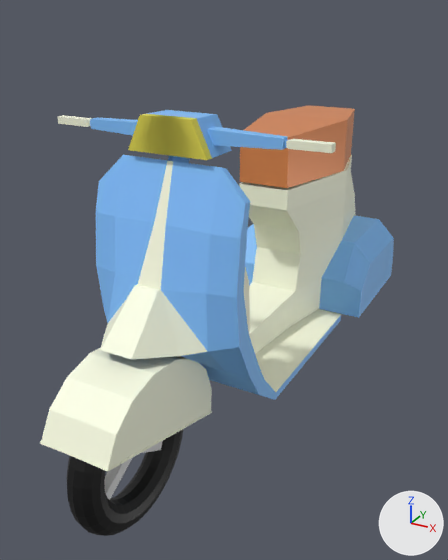
Before and after pictures for a commit that changed the FBX model bike/bike.fbx.
Rendered twice from a camera (50 mm lens) standing at (0.618, -1.217, 0.942) and looking at (-0.038, -0.024, 0.346). Every picture has the same lights, and +X, +Y and +Z are marked at lower right. Where no turn or scale is listed for an object, it has been applied to the vertices. Vertices at the same position are counted once.

Script lines for the objects in view, before the commit:
```python
me_cube_001 = bpy.data.meshes.new('Cube.001')
me_cube_001.from_pydata(...)  # 148 vertices, 128 faces; spans x -0.289..0.289, y -0.362..0.036, z -0.57..0.034
# faces by material slot: [60, 62, 6]
me_cube_001.materials.append(mat_materialaqua)  # blue #82c2ff
me_cube_001.materials.append(mat_materialyellow)  # white #fcffe5
me_cube_001.materials.append(mat_materiallight)  # yellow #e7dd52
me_cube_003 = bpy.data.meshes.new('Cube.003')
me_cube_003.from_pydata(...)  # 320 vertices, 300 faces; spans x -0.209..0.209, y -0.485..0.66, z 0.142..0.69
# faces by material slot: [98, 186, 16]
me_cube_003.materials.append(mat_materialaqua)  # blue #82c2ff
me_cube_003.materials.append(mat_materialyellow)  # white #fcffe5
me_cube_003.materials.append(mat_hair)  # orange #e78e54
me_torus = bpy.data.meshes.new('Torus')
me_torus.from_pydata(...)  # 408 vertices, 402 faces; spans x -0.033..0.033, y -0.163..0.163, z -0.163..0.163
# faces by material slot: [384, 18]
me_torus.materials.append(mat_material_001)  # black #000000
me_torus.materials.append(mat_materialsilver)  # white #e7e7e7
ob_motobody = bpy.data.objects.new('MotoBody', me_cube_003)
ob_motobody.location = (0.0, 0.0, 0.0)
ob_motohead = bpy.data.objects.new('MotoHead', me_cube_001)
ob_motohead.location = (0.0, -0.252, 0.734)
ob_wheelfront = bpy.data.objects.new('WheelFront', me_torus)
ob_wheelfront.location = (0.0, -0.462, 0.171)
```
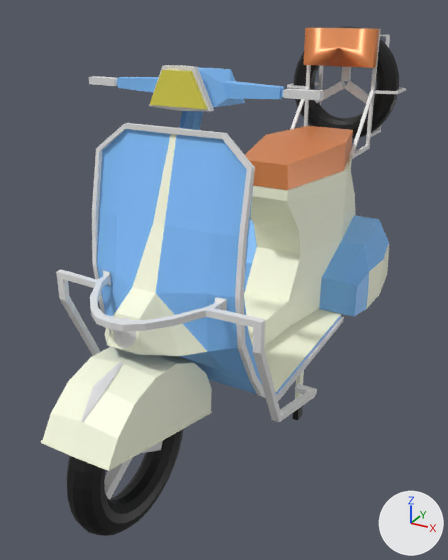
Boxes [x1, y1, x2, y2] around the edits, measured in the pictures (448 x 560 px; the box of a moved part takes in the faces that stretch with it):
'MotoBody', reshaped (17% wider, 33% taller): before [96, 105, 394, 400]; after [56, 28, 406, 422]
'MotoHead', reshaped (12% taller): before [40, 110, 336, 472]; after [41, 65, 324, 471]
'WheelBackup', added (black): after [294, 26, 399, 139]
    faces in mat_material_001 (black #000000): [294, 26, 399, 139]
    faces in mat_materialsilver (white #e7e7e7): [315, 67, 369, 103]
' MotoFoot', added: after [293, 370, 304, 420]
part 1 of me_cube_001, added: after [89, 67, 324, 109]
part 2 of me_cube_001, added: after [149, 65, 214, 111]
part 3 of me_cube_001, added: after [81, 362, 123, 422]
part 4 of me_cube_001, cut back: before [40, 110, 336, 472]; after [41, 111, 211, 471]
part 5 of me_cube_003, added: after [287, 29, 406, 159]
part 6 of me_cube_003, added: after [56, 270, 317, 422]
part 7 of me_cube_003, added: after [92, 123, 344, 401]
part 8 of me_cube_003, added: after [113, 318, 136, 348]
part 9 of me_cube_003, moved or reshaped: before [96, 155, 250, 360]; after [97, 129, 254, 356]
part 10 of me_cube_003, built on: before [239, 105, 394, 354]; after [244, 28, 389, 347]

Edits to the bpy script that builds the scene:
```text
Change me_cube_003:
    remove me_cube_003.from_pydata(...)  # 320 vertices, 300 faces; spans x -0.209..0.209, y -0.485..0.66, z 0.142..0.69
    add me_cube_003.from_pydata(...)  # 747 vertices, 719 faces; spans x -0.227..0.227, y -0.498..0.721, z 0.136..0.889
    me_cube_003 part 5: a new loose piece of 160 vertices spanning x -0.169..0.169, y 0.456..0.721, z 0.558..0.887, in mat_materialsilver (white #e7e7e7)
    me_cube_003 part 6: a new loose piece of 124 vertices spanning x -0.227..0.227, y -0.498..-0.07, z 0.136..0.467, in mat_materialsilver (white #e7e7e7)
    me_cube_003 part 7: a new loose piece of 76 vertices spanning x -0.166..0.166, y -0.337..0.3, z 0.139..0.746, in mat_materialsilver (white #e7e7e7)
    me_cube_003 part 8: a new loose piece of 17 vertices spanning x -0.025..0.025, y -0.469..-0.446, z 0.39..0.444, in mat_materialsilver (white #e7e7e7)
    me_cube_003 part 9: 80 vertices moved from x -0.158..0.158, y -0.485..-0.205, z 0.274..0.69 to x -0.158..0.158, y -0.465..-0.214, z 0.274..0.741
    me_cube_003 part 10: 42 vertices moved from x -0.209..0.209, y 0.099..0.634, z 0.161..0.68 to x -0.195..0.195, y 0.1..0.634, z 0.161..0.621; 3 vertices removed from x -0.208..0.208, y 0.363..0.605, z 0.299..0.421; 53 vertices added at x -0.216..0.216, y 0.361..0.66, z 0.161..0.889
    add me_cube_003.materials.append(mat_materialsilver)  # white #e7e7e7
    add me_cube_003.materials.append(mat_materialred)  # red #f70a00
Change me_cube_001:
    remove me_cube_001.from_pydata(...)  # 148 vertices, 128 faces; spans x -0.289..0.289, y -0.362..0.036, z -0.57..0.034
    add me_cube_001.from_pydata(...)  # 186 vertices, 166 faces; spans x -0.244..0.244, y -0.36..0.087, z -0.571..0.115
    me_cube_001 part 1: a new loose piece of 72 vertices spanning x -0.244..0.244, y -0.015..0.087, z 0.047..0.108
    me_cube_001 part 2: a new loose piece of 24 vertices spanning x -0.065..0.065, y -0.007..0.005, z 0.039..0.115, in mat_materialsilver (white #e7e7e7)
    me_cube_001 part 3: a new loose piece of 18 vertices spanning x -0.013..0.013, y -0.332..-0.217, z -0.425..-0.367, in mat_materialsilver (white #e7e7e7)
    me_cube_001 part 4
    122 vertices are removed from x -0.289..0.289, y -0.362..0.036, z -0.57..0.034
    121 faces are deleted
    38 vertices are added at x -0.072..0.072, y -0.36..0.067, z -0.571..0.06
    8 new vertices lie (0.0, 0.194, 0.445) away from vertices in x -0.02..0.02, y -0.145..-0.132, z -0.397..-0.392
    18 new faces join them, mat_materialaqua (blue #82c2ff)
    30 new faces join them, mat_materialyellow (white #fcffe5)
    add me_cube_001.materials.append(mat_materialsilver)  # white #e7e7e7
Add ob_wheelbackup:
    ob_wheelbackup = bpy.data.objects.new('WheelBackup', me_torus_001)  # 408 vertices, 402 faces; spans x -0.163..0.163, y -0.033..0.033, z -0.163..0.163; in mat_materialsilver (white #e7e7e7), mat_material_001 (black #000000)
    ob_wheelbackup.location = (0.0, 0.655, 0.73)
Add ob_motofoot:
    ob_motofoot = bpy.data.objects.new(' MotoFoot', me_cube_018)  # 44 vertices, 43 faces; spans x -0.166..0.166, y -0.014..0.014, z 0.005..0.141; in mat_materialyellow (white #fcffe5), mat_material_001 (black #000000)
    ob_motofoot.location = (0.0, 0.0, 0.0)
```
